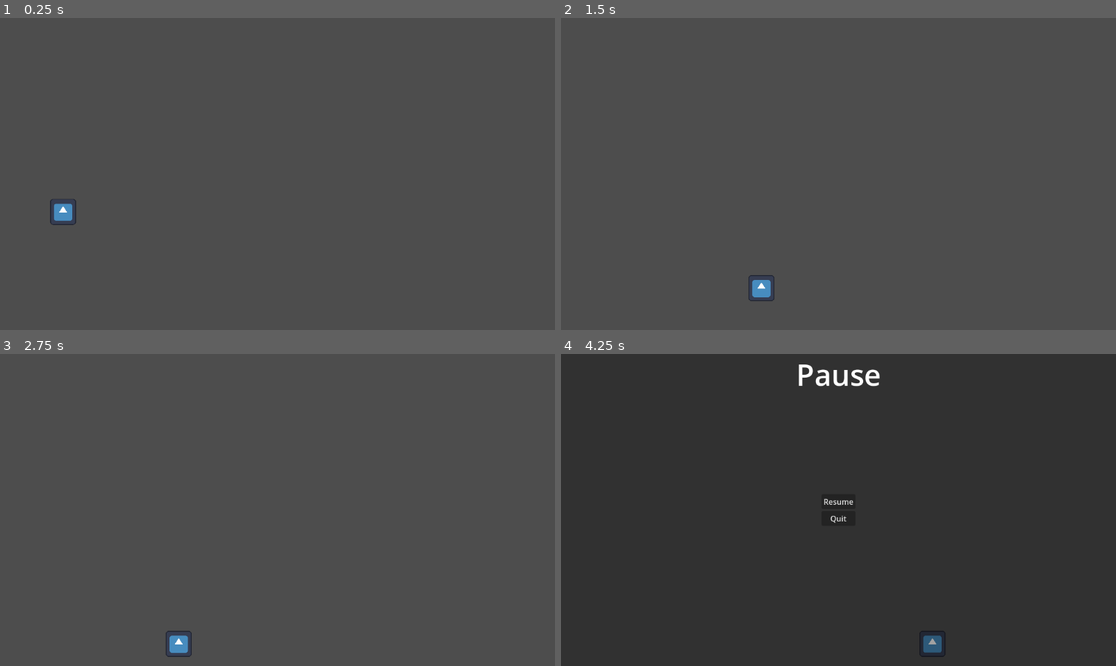
Above: before the commit, frames 1-4 (two rows, left to right).
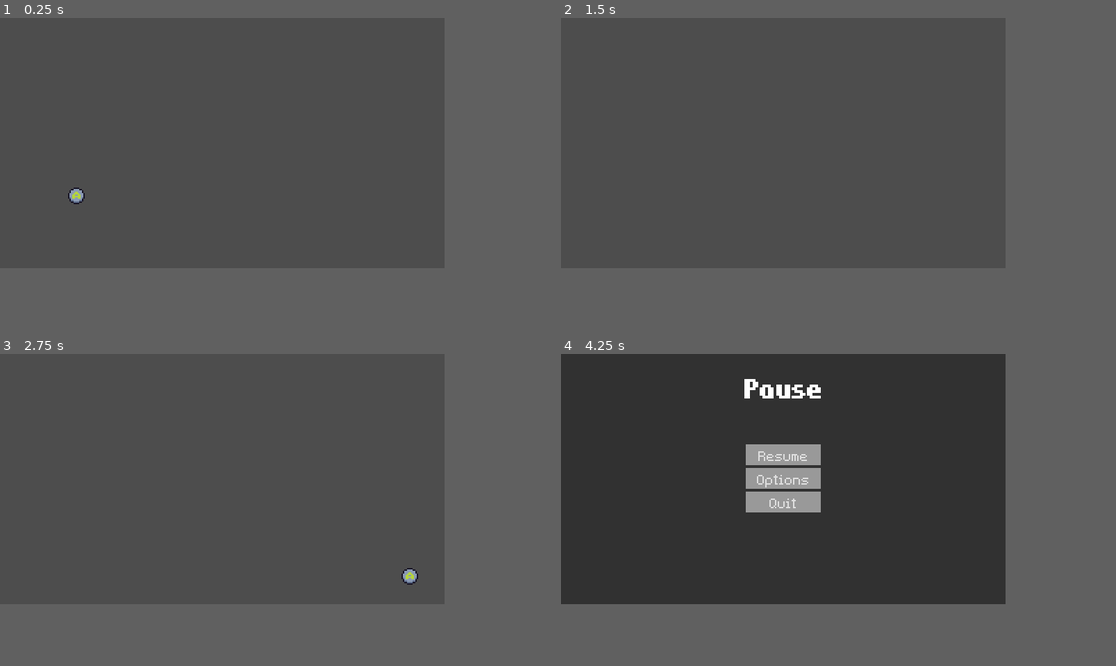
Above: after the commit, the same moments.

Repository: ARKANYOTA/globs
Game: Godot game, scene res://scenes/main.tscn
Same seed, same stepped clock (60 frames per second), same inputs: the game is played once before the commit and once after it. The engine's default icon, where the game draws it, is replaced by a stand-in: a white triangle on a blue panel in a dark square.
Inputs:
- Up to frame 1 (0.25 s): no input
- Up to frame 2 (1.5 s): tap Enter (ui_accept) at 0.5, 0.77 s; hold Right (ui_right) from 0.53 s (still down)
- Up to frame 3 (2.75 s): tap Enter (ui_accept) at 1.52 s; release Right (ui_right) at 2.03 s; hold Left (ui_left) from 2.03 s (still down)
- Up to frame 4 (4.25 s): release Left (ui_left) at 2.78 s; hold Right (ui_right) from 2.78 s (still down); tap Enter (ui_accept) at 3.02, 3.77 s; tap Escape (pause) at 4.15 s
In our replay, the window is 799x449 before the commit and 640x360 after it. These sizes can differ from the game's own. Grey fills any space a smaller window leaves; there, only what the larger window draws over its background counts as a difference.

The runs differ from the first frame. In frame 1, 0.4% of the frame differs, in the area x 9-16%, y 54-67%; in frame 2, 0.2%; in frame 3, 0.4%; in frame 4, 3.9%, in the area x 33-70%, y 3-98%.

Commit message:
Options menu

Diff:
--- a/project.godot
+++ b/project.godot
@@ -12,14 +12,21 @@
 
 config/name="GMTK 2024"
 run/main_scene="res://scenes/main.tscn"
-config/features=PackedStringArray("4.2", "GL Compatibility")
+config/features=PackedStringArray("4.3", "GL Compatibility")
 config/icon="res://assets/images/gmtklogo2024.png"
+
+[display]
+
+window/size/viewport_width=320
+window/size/viewport_height=180
+window/size/mode=2
+window/stretch/mode="viewport"
 
 [input]
 
 pause={
 "deadzone": 0.5,
-"events": [Object(InputEventKey,"resource_local_to_scene":fa …(175 unchanged characters)… ode":4194305,"key_label":0,"unicode":0,"echo":false,"script":null)
+"events": [Object(InputEventKey,"resource_local_to_scene":fa …(175 unchanged characters)… ode":4194305,"key_label":0,"unicode":0,"location":0,"echo":false,"script":null)
 , Object(InputEventJoypadButton,"resource_local_to_scene":false,"resource_name":"","device":-1,"button_index":6,"pressure":0.0,"pressed":false,"script":null)
 ]
 }
@@ -29,3 +36,4 @@
 textures/canvas_textures/default_texture_filter=0
 renderer/rendering_method="gl_compatibility"
 renderer/rendering_method.mobile="gl_compatibility"
+2d/snap/snap_2d_transforms_to_pixel=true
--- a/scenes/main.tscn
+++ b/scenes/main.tscn
@@ -1,15 +1,17 @@
-[gd_scene load_steps=7 format=3 uid="uid://clib81weo65vk"]
+[gd_scene load_steps=9 format=3 uid="uid://clib81weo65vk"]
 
 [ext_resource type="Script" path="res://scripts/main.gd" id="1_ngeyx"]
 [ext_resource type="Script" path="res://scripts/removeme_player.gd" id="1_uivmd"]
-[ext_resource type="Texture2D" uid="uid://cve2yexujbbt6" path="res://icon.svg" id="2_ascbx"]
+[ext_resource type="Texture2D" uid="uid://b4em7ylud6jbu" path="res://assets/images/buttons/controller/generic/btn_c_generic_a.png" id="3_h4isv"]
+[ext_resource type="Script" path="res://scripts/menu_manager.gd" id="4_2uhw3"]
 [ext_resource type="PackedScene" uid="uid://bmdbgomhamteh" path="res://scenes/pause_menu.tscn" id="4_b3d0t"]
+[ext_resource type="PackedScene" uid="uid://bmd45hgh6y1pt" path="res://scenes/options_menu.tscn" id="6_2h5iu"]
 
 [sub_resource type="RectangleShape2D" id="RectangleShape2D_35n1k"]
 size = Vector2(1174, 33)
 
 [sub_resource type="RectangleShape2D" id="RectangleShape2D_ixr47"]
-size = Vector2(43, 47)
+size = Vector2(10, 10)
 
 [node name="Main" type="Node2D"]
 script = ExtResource("1_ngeyx")
@@ -17,25 +19,26 @@
 [node name="Game" type="Node2D" parent="."]
 
 [node name="StaticBody2D" type="StaticBody2D" parent="Game"]
+position = Vector2(-258, -460)
 
 [node name="CollisionShape2D" type="CollisionShape2D" parent="Game/StaticBody2D"]
 position = Vector2(574, 642)
 shape = SubResource("RectangleShape2D_35n1k")
 
-[node name="CharacterBody2D" type="CharacterBody2D" parent="Game"]
-position = Vector2(128, 369)
+[node name="Player" type="CharacterBody2D" parent="Game"]
+position = Vector2(55, 95)
 script = ExtResource("1_uivmd")
 
-[node name="CollisionShape2D" type="CollisionShape2D" parent="Game/CharacterBody2D"]
-position = Vector2(1, 1)
+[node name="CollisionShape2D" type="CollisionShape2D" parent="Game/Player"]
 shape = SubResource("RectangleShape2D_ixr47")
 
-[node name="Icon" type="Sprite2D" parent="Game/CharacterBody2D"]
-position = Vector2(3, 1)
-scale = Vector2(0.421875, 0.421875)
-texture = ExtResource("2_ascbx")
+[node name="Icon" type="Sprite2D" parent="Game/Player"]
+texture = ExtResource("3_h4isv")
 
-[node name="MenuCanvasLayer" type="CanvasLayer" parent="."]
-process_mode = 2
+[node name="MenuManager" type="CanvasLayer" parent="."]
+process_mode = 3
+script = ExtResource("4_2uhw3")
 
-[node name="PauseMenu" parent="MenuCanvasLayer" instance=ExtResource("4_b3d0t")]
+[node name="OptionsMenu" parent="MenuManager" instance=ExtResource("6_2h5iu")]
+
+[node name="PauseMenu" parent="MenuManager" instance=ExtResource("4_b3d0t")]
--- /dev/null
+++ b/scenes/options_menu.tscn
@@ -0,0 +1,132 @@
+[gd_scene load_steps=11 format=3 uid="uid://bmd45hgh6y1pt"]
+
+[ext_resource type="FontFile" uid="uid://b3ayaf2x5qddk" path="res://assets/fonts/hardpixel.otf" id="1_8ys7p"]
+[ext_resource type="Script" path="res://scripts/options_menu.gd" id="1_holiv"]
+[ext_resource type="FontFile" uid="uid://djmgql28si3cf" path="res://assets/fonts/EXEPixelPerfect.ttf" id="2_t16me"]
+
+[sub_resource type="StyleBoxEmpty" id="StyleBoxEmpty_dn0js"]
+
+[sub_resource type="StyleBoxFlat" id="StyleBoxFlat_0khsp"]
+bg_color = Color(0.431373, 0.431373, 0.431373, 1)
+expand_margin_left = 8.0
+expand_margin_top = 1.0
+expand_margin_right = 8.0
+expand_margin_bottom = 1.0
+
+[sub_resource type="StyleBoxFlat" id="StyleBoxFlat_a0a1v"]
+corner_detail = 1
+expand_margin_left = 8.0
+expand_margin_top = 1.0
+expand_margin_right = 8.0
+expand_margin_bottom = 1.0
+
+[sub_resource type="StyleBoxFlat" id="StyleBoxFlat_m1qbi"]
+bg_color = Color(0.262745, 0.262745, 0.262745, 1)
+expand_margin_left = 8.0
+expand_margin_top = 1.0
+expand_margin_right = 8.0
+expand_margin_bottom = 1.0
+
+[sub_resource type="Theme" id="Theme_5jae5"]
+default_font = ExtResource("2_t16me")
+default_font_size = 0
+Button/styles/focus = SubResource("StyleBoxEmpty_dn0js")
+Button/styles/hover = SubResource("StyleBoxFlat_0khsp")
+Button/styles/normal = SubResource("StyleBoxFlat_a0a1v")
+Button/styles/pressed = SubResource("StyleBoxFlat_m1qbi")
+
+[sub_resource type="LabelSettings" id="LabelSettings_0xasi"]
+font = ExtResource("1_8ys7p")
+font_size = 20
+
+[sub_resource type="LabelSettings" id="LabelSettings_qrxd4"]
+font = ExtResource("2_t16me")
+
+[node name="OptionsMenu" type="Control"]
+layout_mode = 3
+anchors_preset = 15
+anchor_right = 1.0
+anchor_bottom = 1.0
+grow_horizontal = 2
+grow_vertical = 2
+script = ExtResource("1_holiv")
+
+[node name="ColorBackground" type="ColorRect" parent="."]
+z_index = -200
+layout_mode = 1
+anchors_preset = 15
+anchor_right = 1.0
+anchor_bottom = 1.0
+grow_horizontal = 2
+grow_vertical = 2
+color = Color(0, 0, 0, 0.364706)
+
+[node name="MarginContainer" type="MarginContainer" parent="."]
+layout_mode = 1
+anchors_preset = 15
+anchor_right = 1.0
+anchor_bottom = 1.0
+grow_horizontal = 2
+grow_vertical = 2
+theme_override_constants/margin_left = 12
+theme_override_constants/margin_top = 12
+theme_override_constants/margin_right = 12
+theme_override_constants/margin_bottom = 12
+
+[node name="Back" type="Button" parent="MarginContainer"]
+layout_mode = 2
+size_flags_horizontal = 0
+size_flags_vertical = 0
+theme = SubResource("Theme_5jae5")
+text = "< Back
+"
+
+[node name="Title" type="Label" parent="MarginContainer"]
+layout_mode = 2
+size_flags_horizontal = 4
+size_flags_vertical = 0
+text = "Options
+"
+label_settings = SubResource("LabelSettings_0xasi")
+horizontal_alignment = 1
+vertical_alignment = 1
+
+[node name="MarginContainer" type="MarginContainer" parent="MarginContainer"]
+layout_mode = 2
+theme_override_constants/margin_left = 32
+theme_override_constants/margin_right = 32
+
+[node name="VBoxContainer" type="VBoxContainer" parent="MarginContainer/MarginContainer"]
+layout_mode = 2
+size_flags_vertical = 4
+theme_override_constants/separation = 25
+
+[node name="Volume" type="Control" parent="MarginContainer/MarginContainer/VBoxContainer"]
+layout_mode = 2
+
+[node name="VolumeText" type="Label" parent="MarginContainer/MarginContainer/VBoxContainer/Volume"]
+layout_mode = 1
+anchors_preset = 4
+anchor_top = 0.5
+anchor_bottom = 0.5
+offset_top = -11.5
+offset_right = 40.0
+offset_bottom = 11.5
+grow_vertical = 2
+text = "Volume"
+label_settings = SubResource("LabelSettings_qrxd4")
+
+[node name="VolumeSlider" type="HSlider" parent="MarginContainer/MarginContainer/VBoxContainer/Volume"]
+layout_mode = 1
+anchors_preset = 6
+anchor_left = 1.0
+anchor_top = 0.5
+anchor_right = 1.0
+anchor_bottom = 0.5
+offset_left = -93.0
+offset_top = -8.0
+offset_bottom = 8.0
+grow_horizontal = 0
+grow_vertical = 2
+
+[connection signal="pressed" from="MarginContainer/Back" to="." method="_on_back_pressed"]
--- a/scenes/pause_menu.tscn
+++ b/scenes/pause_menu.tscn
@@ -1,9 +1,43 @@
-[gd_scene load_steps=3 format=3 uid="uid://bmdbgomhamteh"]
+[gd_scene load_steps=10 format=3 uid="uid://bmdbgomhamteh"]
 
 [ext_resource type="Script" path="res://scripts/pause_menu.gd" id="1_ngvjp"]
+[ext_resource type="FontFile" uid="uid://b3ayaf2x5qddk" path="res://assets/fonts/hardpixel.otf" id="2_jsohw"]
+[ext_resource type="FontFile" uid="uid://djmgql28si3cf" path="res://assets/fonts/EXEPixelPerfect.ttf" id="3_e70ye"]
 
 [sub_resource type="LabelSettings" id="LabelSettings_ahekt"]
-font_size = 61
+font = ExtResource("2_jsohw")
+font_size = 20
+
+[sub_resource type="StyleBoxEmpty" id="StyleBoxEmpty_bfwox"]
+
+[sub_resource type="StyleBoxFlat" id="StyleBoxFlat_ggupb"]
+bg_color = Color(0.431373, 0.431373, 0.431373, 1)
+expand_margin_left = 8.0
+expand_margin_top = 1.0
+expand_margin_right = 8.0
+expand_margin_bottom = 1.0
+
+[sub_resource type="StyleBoxFlat" id="StyleBoxFlat_j56lj"]
+corner_detail = 1
+expand_margin_left = 8.0
+expand_margin_top = 1.0
+expand_margin_right = 8.0
+expand_margin_bottom = 1.0
+
+[sub_resource type="StyleBoxFlat" id="StyleBoxFlat_eepbu"]
+bg_color = Color(0.262745, 0.262745, 0.262745, 1)
+expand_margin_left = 8.0
+expand_margin_top = 1.0
+expand_margin_right = 8.0
+expand_margin_bottom = 1.0
+
+[sub_resource type="Theme" id="Theme_6ih3i"]
+default_font = ExtResource("3_e70ye")
+default_font_size = 0
+Button/styles/focus = SubResource("StyleBoxEmpty_bfwox")
+Button/styles/hover = SubResource("StyleBoxFlat_ggupb")
+Button/styles/normal = SubResource("StyleBoxFlat_j56lj")
+Button/styles/pressed = SubResource("StyleBoxFlat_eepbu")
 
 [node name="PauseMenu" type="Control"]
 layout_mode = 3
@@ -31,6 +65,10 @@
 anchor_bottom = 1.0
 grow_horizontal = 2
 grow_vertical = 2
+theme_override_constants/margin_left = 12
+theme_override_constants/margin_top = 12
+theme_override_constants/margin_right = 12
+theme_override_constants/margin_bottom = 12
 
 [node name="Title" type="Label" parent="MarginContainer"]
 layout_mode = 2
@@ -48,13 +86,23 @@
 [node name="Resume" type="Button" parent="MarginContainer/VBoxContainer"]
 layout_mode = 2
 size_flags_vertical = 4
+theme = SubResource("Theme_6ih3i")
 text = "Resume"
+
+[node name="Options" type="Button" parent="MarginContainer/VBoxContainer"]
+layout_mode = 2
+size_flags_vertical = 4
+theme = SubResource("Theme_6ih3i")
+text = "Options
+"
 
 [node name="Quit" type="Button" parent="MarginContainer/VBoxContainer"]
 layout_mode = 2
 size_flags_vertical = 4
+theme = SubResource("Theme_6ih3i")
 text = "Quit
 "
 
 [connection signal="pressed" from="MarginContainer/VBoxContainer/Resume" to="." method="_on_resume_pressed"]
+[connection signal="pressed" from="MarginContainer/VBoxContainer/Options" to="." method="_on_options_pressed"]
 [connection signal="pressed" from="MarginContainer/VBoxContainer/Quit" to="." method="_on_quit_pressed"]
--- a/scripts/main.gd
+++ b/scripts/main.gd
@@ -1,37 +1,14 @@
 extends Node2D
 class_name Main
 
-@onready var pause_menu = $MenuCanvasLayer/PauseMenu
+@onready var menu_manager: MenuManager = $MenuManager
+@onready var pause_menu = $MenuManager/PauseMenu
 @onready var game = $Game
 
 var paused = false
 
 func _ready():
-	unpause()
-
-func _process(delta):
-	if Input.is_action_just_pressed("pause"):
-		toggle_pause()
-
-# Pausing
-
-func toggle_pause():
-	if paused:
-		unpause()
-	else:
-		pause()
-
-func pause():
-	paused = true
-	pause_menu.show()
-	get_tree().set_pause(true)
-	Input.set_mouse_mode(Input.MOUSE_MODE_VISIBLE)
-
-func unpause():
-	paused = false
-	pause_menu.hide()
-	get_tree().set_pause(false)
-	Input.set_mouse_mode(Input.MOUSE_MODE_HIDDEN)
+	menu_manager.exit_menu()
 
 # Quitting
 func quit():
--- /dev/null
+++ b/scripts/menu_manager.gd
@@ -0,0 +1,67 @@
+extends CanvasLayer
+class_name MenuManager
+
+@onready var main = get_node("/root/Main")
+
+var menu_stack: Array = []
+var current_menu: Control = null
+var paused: bool = false
+
+func _ready():
+	pass
+
+@export var texture: Texture:
+	set(value):
+		texture = value
+		$Sprite2D.texture = texture
+
+func _process(delta):
+	if Input.is_action_just_pressed("pause"):
+		if paused:
+			back()
+		else:
+			pause()
+
+func pause():
+	paused = true
+	set_menu_by_name("PauseMenu")
+
+func exit_menu():
+	menu_stack = []
+	paused = false
+
+	hide()
+	get_tree().set_pause(false)
+	Input.set_mouse_mode(Input.MOUSE_MODE_HIDDEN)
+
+func set_menu_by_name(menu_name: String, add_to_stack: bool = true):
+	var menu: Control = get_node(str(menu_name))
+	if not menu:
+		return
+
+	set_menu(menu, add_to_stack)
+
+func set_menu(menu: Control, add_to_stack: bool = true):
+	if not menu:
+		return
+
+	show()
+	get_tree().set_pause(true)
+	Input.set_mouse_mode(Input.MOUSE_MODE_VISIBLE)
+
+	for child in get_children():
+		child.hide()
+
+	menu.show()
+	current_menu = menu
+
+	if add_to_stack:
+		menu_stack.append(menu.name)
+
+func back():
+	menu_stack.pop_back()
+	if menu_stack.is_empty():
+		exit_menu()
+		return
+	else:
+		set_menu_by_name(menu_stack[-1], false)
--- /dev/null
+++ b/scripts/options_menu.gd
@@ -0,0 +1,7 @@
+extends Control
+class_name OptionsMenu
+
+@onready var main = get_node("/root/Main")
+
+func _on_back_pressed():
+	main.menu_manager.back()
--- a/scripts/pause_menu.gd
+++ b/scripts/pause_menu.gd
@@ -4,8 +4,10 @@
 @onready var main = get_node("/root/Main")
 
 func _on_resume_pressed():
-	main.unpause()
-
+	main.menu_manager.exit_menu()
 
 func _on_quit_pressed():
 	main.quit()
+
+func _on_options_pressed():
+	main.menu_manager.set_menu_by_name("OptionsMenu")
Binary file added: assets/fonts/EXEPixelPerfect.ttf
Not shown, added: assets/fonts/EXEPixelPerfect.ttf.import
Binary file added: assets/fonts/hardpixel.otf
Not shown, added: assets/fonts/hardpixel.otf.import
